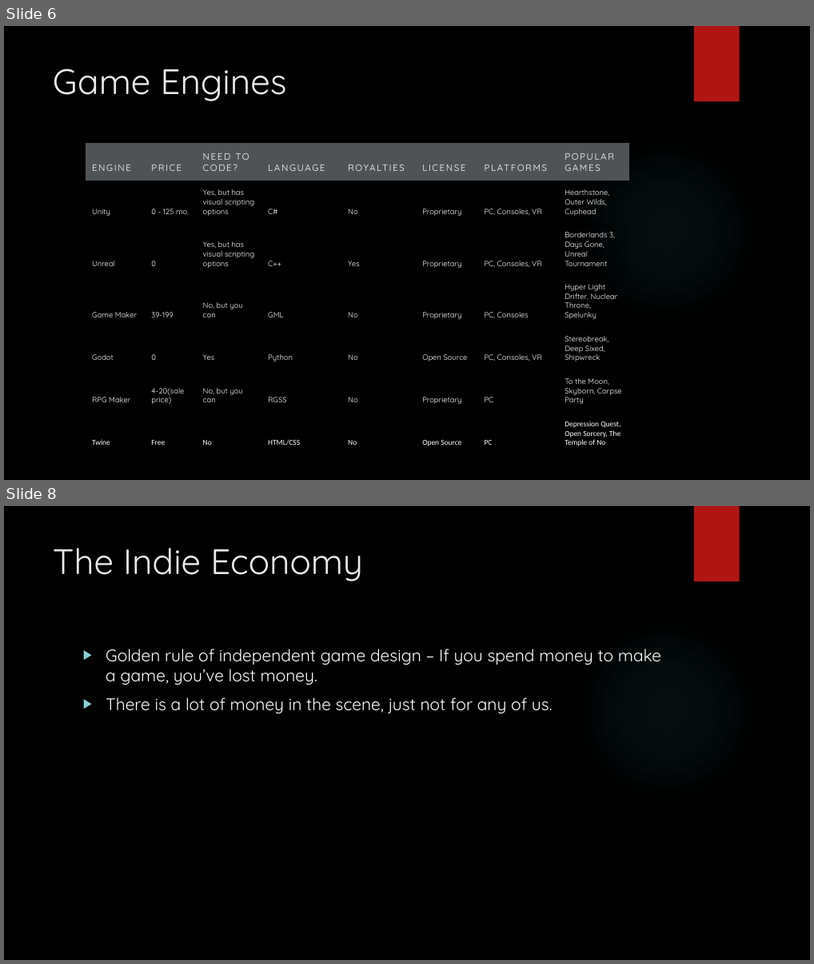
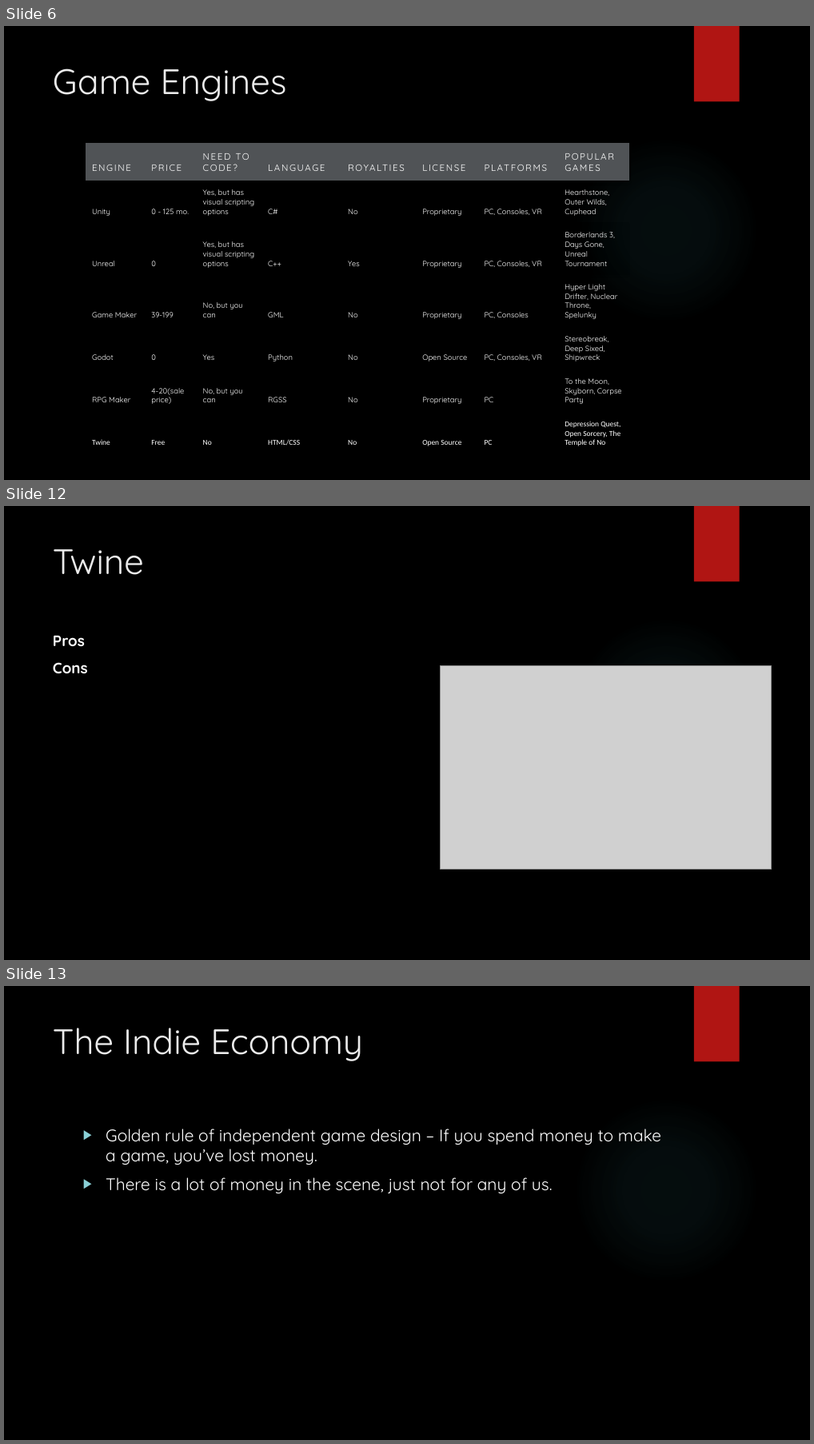
Before and after one commit to AllenOliver/How-to-Make-Games-at-Home-for-Cheap, a slide deck: How to Make Games at Home for Cheap.pptx. Shown one above the other, each under a label of ours: slides 6 and 8 before the commit, slides 6, 12 and 13 after it; the slides between them are not shown. The pictures are 814x964 and 814x1444 pixels, drawn with LibreOffice and Linux fonts; fonts in the diff are those of the drawing; grey boxes stand for pictures; background and template pictures are left out. Boxes give left, top, right and bottom in pixels: in the first picture for what was removed or moved away, otherwise in the second. Text is boxed around its words. In the diff, an @@ line names an element or a change of style, - is before the commit and + after.

```diff
--- a/How to Make Games at Home for Cheap.pptx
+++ b/How to Make Games at Home for Cheap.pptx
@@ slide 12 added at <box>4,506,810,960</box>, background picture (left out); not listed: 2 template elements that a slide beside it also shows @@
@@ title added at <box>53,549,144,575</box>, 42 pt, text #EBEBEB @@
+Twine
@@ text added at <box>53,635,88,673</box>, 18 pt, text #FFFFFF, bold @@
+Pros
+Cons
@@ picture added at <box>441,666,772,869</box> @@
@@ what was slide 8 is now slide 13 @@
```
Also in this commit, not shown: 5 other slides added, 1 slide removed, 5 other files.
